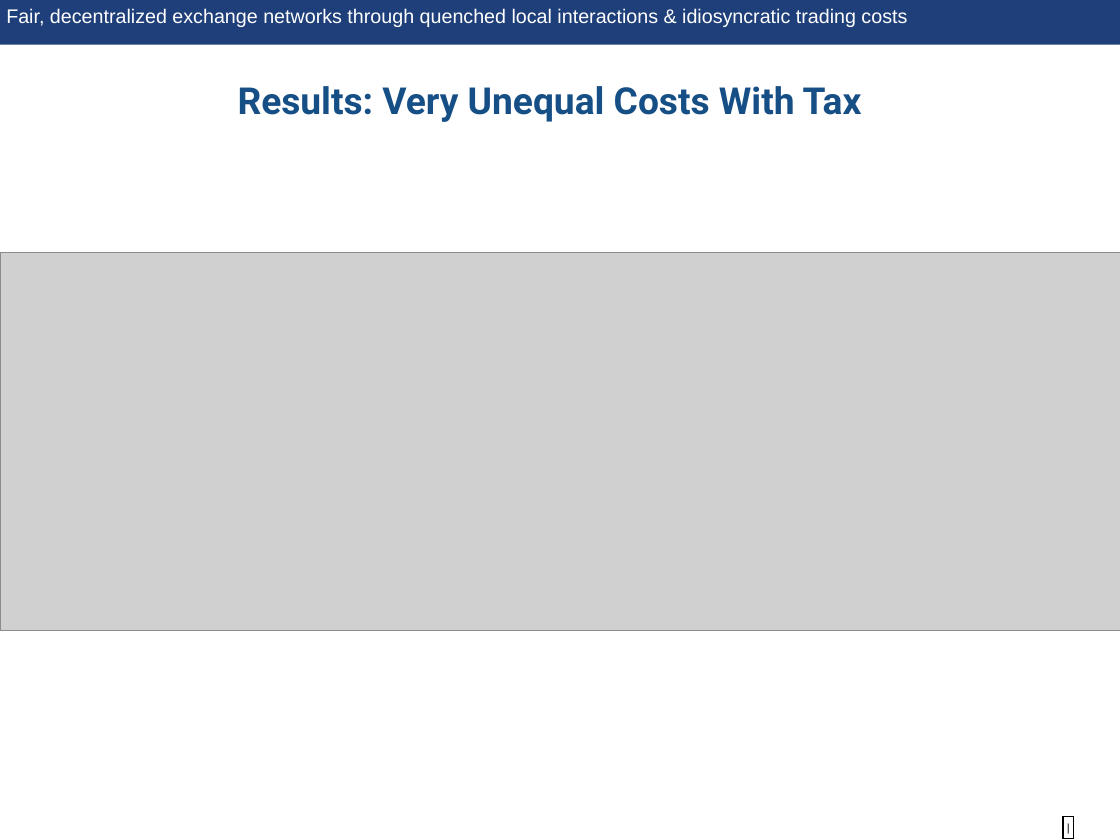
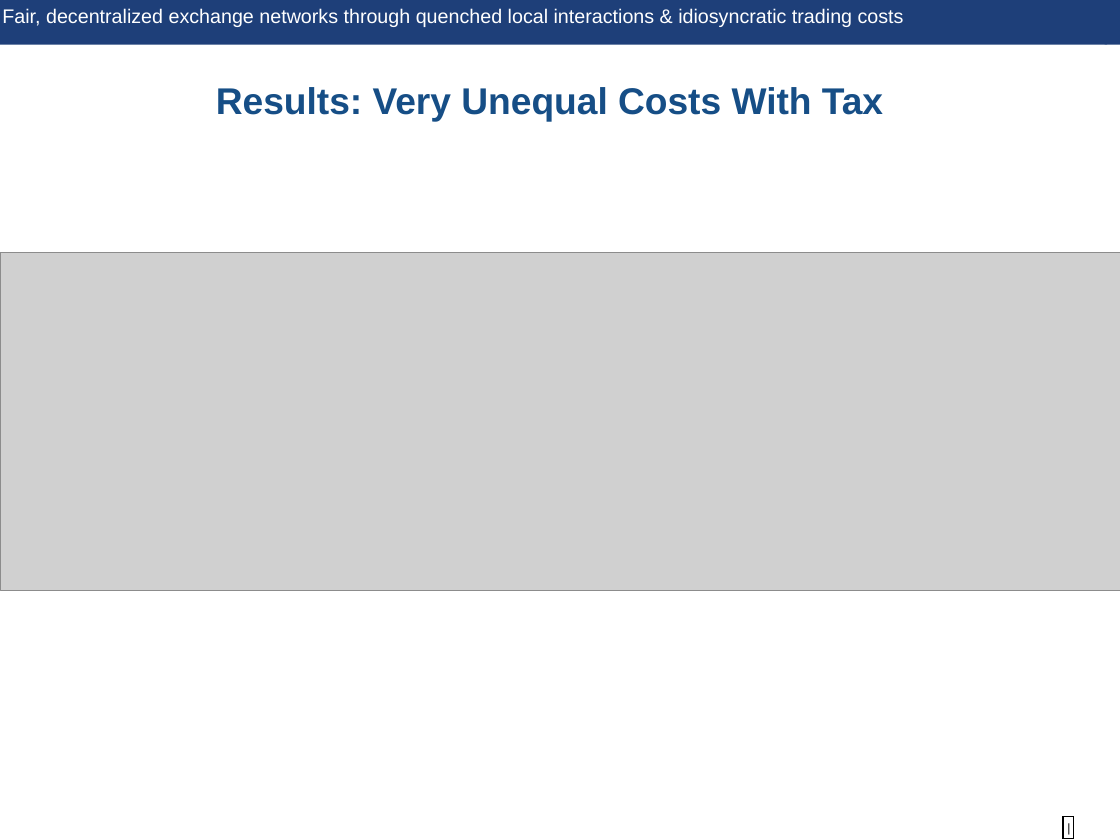
Before and after one commit to nate9799/KrepsScheinkmanModel, a slide deck: slide 11 of writing/presentations/decentralization_tax_presentation.pptx. Drawn at 1120x840 pixels with LibreOffice and Linux fonts; fonts in the diff are those of the drawing; grey boxes stand for pictures. Boxes give left, top, right and bottom in pixels: in the first picture for what was removed or moved away, otherwise in the second. Text is boxed around its words. In the diff, an @@ line names an element or a change of style, - is before the commit and + after.

```diff
--- a/writing/presentations/decentralization_tax_presentation.pptx
+++ b/writing/presentations/decentralization_tax_presentation.pptx
@@ text "Fair, decentralized exchange networks through ...": place and size @@
-text "Fair, decentralized exchange networks through ..." at box(0, 0, 1120, 45)
+text "Fair, decentralized exchange networks through ..." at box(2, 8, 904, 27)
@@ text "Fair, decentralized exchange networks through ..." at box(2, 8, 904, 27): fill #1E3F79 to none @@
@@ rectangle added at box(0, 0, 1120, 45), fill #1E3F79 @@
@@ text "Results: Very Unequal Costs With ..." at box(216, 87, 883, 121): font Roboto to Arial @@
@@ picture: place and size @@
-picture at box(0, 252, 1120, 630)
+picture at box(0, 252, 1120, 591)
```
Also in this commit, not shown: 11 other slides changed, 2 slides added, 2 slides removed, 3 other files.
